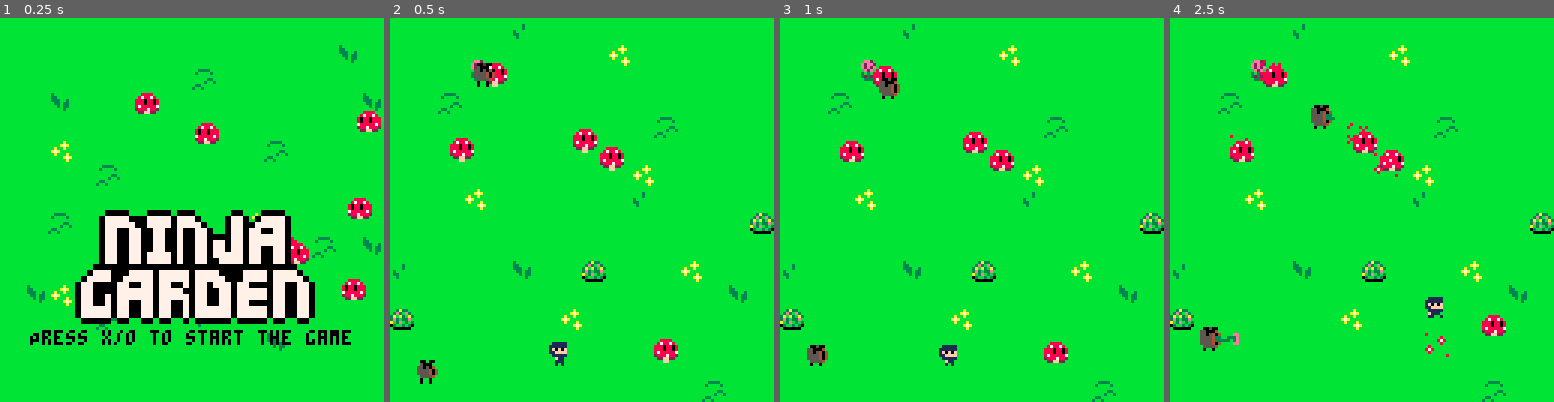
Above: before the commit, frames 1-4 (left to right).
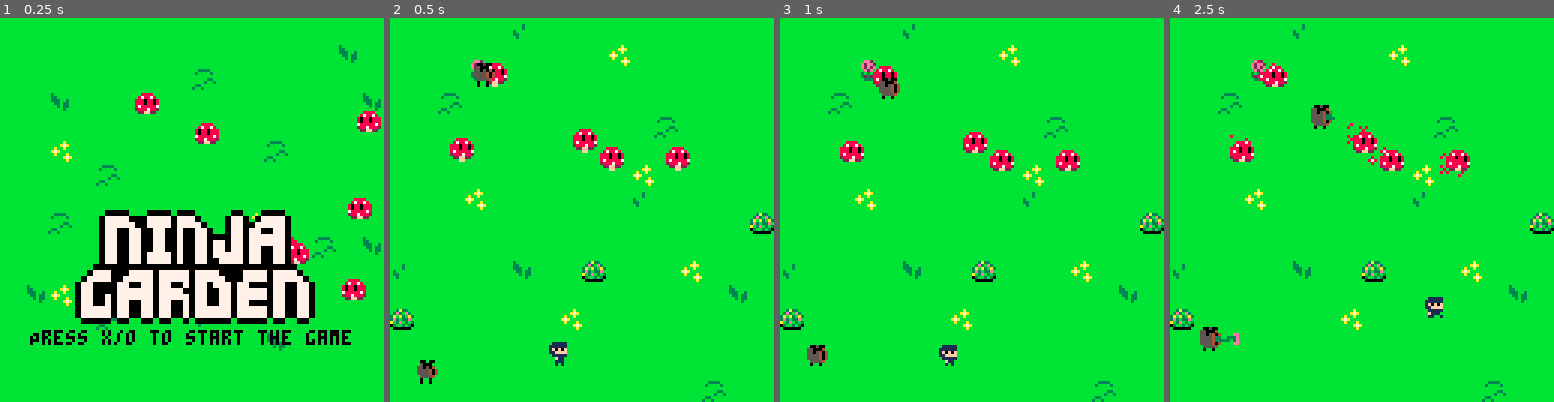
Above: after the commit, the same moments.

Repository: SnoozeTime/Spring2D_2025
Game: PICO-8 cartridge spring.p8
Two runs of this game, one before a commit and one after it. Both use one fixed random seed, a clock stepped at 60 frames per second and the inputs below.
Inputs:
- Up to frame 1 (0.25 s): no input
- Up to frame 2 (0.5 s): tap X (X key) at 0.33 s
- Up to frame 3 (1 s): tap O (Z key) at 0.7 s
- Up to frame 4 (2.5 s): tap X (X key) at 1.07, 1.85 s; hold Right 1.6-2.1 s; tap O (Z key) at 1.7, 2.1 s; hold Up 2.15-2.42 s; hold Right from 2.47 s (still down)

Frame 1 is identical in both runs. In frame 2, 0.6% of the frame differs, in the area x 68-79%, y 33-90%; in frame 3, 0.6%; in frame 4, 0.9%, in the area x 22-88%, y 10-89%.

Commit message:
Initial buggy grid work

Diff:
--- a/game.lua
+++ b/game.lua
@@ -12,16 +12,25 @@
 
   music(0)
 
+  shroom_grid = grid:new{
+           bounds = {w = 128, h = 128},
+           divisions = 10,
+         }
+
   ninja = hero:new{
            pos = {x = flr(rnd(120)), y = flr(rnd(120))},
            bounds = {w = 128, h = 128},
          }
-  shrooms = {}
   for i=1,5 do
-    add(shrooms, shroom:new{
-      pos = {x = flr(rnd(120)), y = flr(rnd(120))},
-      bounds = {w = 128, h = 128},
-    })
+    while true do  -- please don't take too long lmao
+      local pos = {x = flr(rnd(120)), y = flr(rnd(120))}
+      if shroom_grid:empty(pos) then
+        shroom_grid:insert(pos, shroom:new{
+          pos = pos,
+        })
+        break
+      end
+    end
   end
 
   spores = {}
@@ -47,8 +56,8 @@
   for i=1,#roses do
     roses[i]:draw()
   end
-  for i=1,#shrooms do
-    shrooms[i]:draw()
+  for _,shroom in pairs(shroom_grid.grid) do
+    shroom:draw()
   end
   for i=1,#spores do
     spores[i]:draw()
@@ -61,27 +70,27 @@
 end
 
 function game_update()
-  ninja:update(shrooms, vines)
-  local dead_shrooms = {}
+  ninja:update(shroom_grid, vines)
   local dead_vines = {}
-  for i=1,#shrooms do
-    local message = shrooms[i]:update(roses)
+  for id,shroom in pairs(shroom_grid.grid) do
+    local message = shroom:update(roses)
     if message then
       if message.id == shroom.REMOVE then
-        add(dead_shrooms, i)
+        shroom_grid.grid[id] = nil
       elseif message.id == shroom.NEW_SPORE then
-        add(spores, message.spore)
+        if shroom_grid:empty(message.spore.target) then
+          add(spores, message.spore)
+        end
       end
     end
-  end
-  for i=#dead_shrooms,1,-1 do
-    deli(shrooms,dead_shrooms[i])
   end
   local dead_spores = {}
   for i=1,#spores do
     local new_shroom = spores[i]:update()
     if new_shroom then
-      add(shrooms, new_shroom)
+      if shroom_grid:empty(new_shroom.pos) then
+        shroom_grid:insert(new_shroom.pos, new_shroom)
+      end
       add(dead_spores,i)
     end
   end
@@ -101,7 +110,7 @@
   if #roses <= 0 then
     gameover_init()
   end
-  if #spores <= 0 and #shrooms <= 0 and #vines <= 0 then
+  if next(shroom_grid.grid) == nil and #spores <= 0 and #vines <= 0 then
     win_init()
   end
 
--- /dev/null
+++ b/grid.lua
@@ -0,0 +1,41 @@
+grid = {}
+
+-- require {bounds, divisions}
+function grid:new(o)
+  o = o or {}
+  setmetatable(o, self)
+  self.__index = self
+  o.grid = {}
+  return o
+end
+
+function grid:key(vec)
+  local x = flr(vec.x / self.divisions)
+  if x >= self.divisions or x < 0 then
+    return nil
+  end
+  local y = flr(vec.y / self.divisions)
+  if y >= self.divisions or y < 0 then
+    return nil
+  end
+  return x + y * self.divisions
+end
+
+function grid:empty(vec)
+  local key = self:key(vec)
+  return key != nil and self.grid[key] == nil
+end
+
+-- Get the entity occupying the grid space that contains |vec| (if it exists)
+function grid:get(vec)
+  -- find grid index
+  local key = self:key(vec)
+  return self.grid[key]
+end
+
+function grid:insert(vec, o)
+  local key = self:key(vec)
+  assert(key)
+  assert(self.grid[key] == nil)
+  self.grid[key] = o
+end
--- a/hero.lua
+++ b/hero.lua
@@ -65,7 +65,7 @@
   }
 end
 
-function hero:update(enemies, vines)
+function hero:update(shroom_grid, vines)
   if self.state == "player_control" then
     self.moving_anim:update()
     self.idle_anim:update()
@@ -141,12 +141,12 @@
       }
 
       -- shrooms collision
-      for i=1,#enemies do
-        local enemy_col = enemies[i]:colcirc()
+      for id,shroom in pairs(shroom_grid.grid) do
+        local enemy_col = shroom:colcirc()
         if enemy_col then
           local col = collision.circcirc(colcirc, enemy_col)
           if col then
-            enemies[i]:collide(col)
+            shroom:collide(col)
           end
         end
       end
--- a/spring.p8
+++ b/spring.p8
@@ -12,6 +12,7 @@
 #include math.lua
 #include gameover.lua
 #include win.lua
+#include grid.lua
 __gfx__
 66666666866666666866666666666666666666666666666666888866bbbbbbbb6666666600000000000000000000000000000000000000000000000000000000
 66666666666668668666868666666666666666666688886668788786bb3a33bb666ee26605444444000000000000000000000000000000000000000000000000
